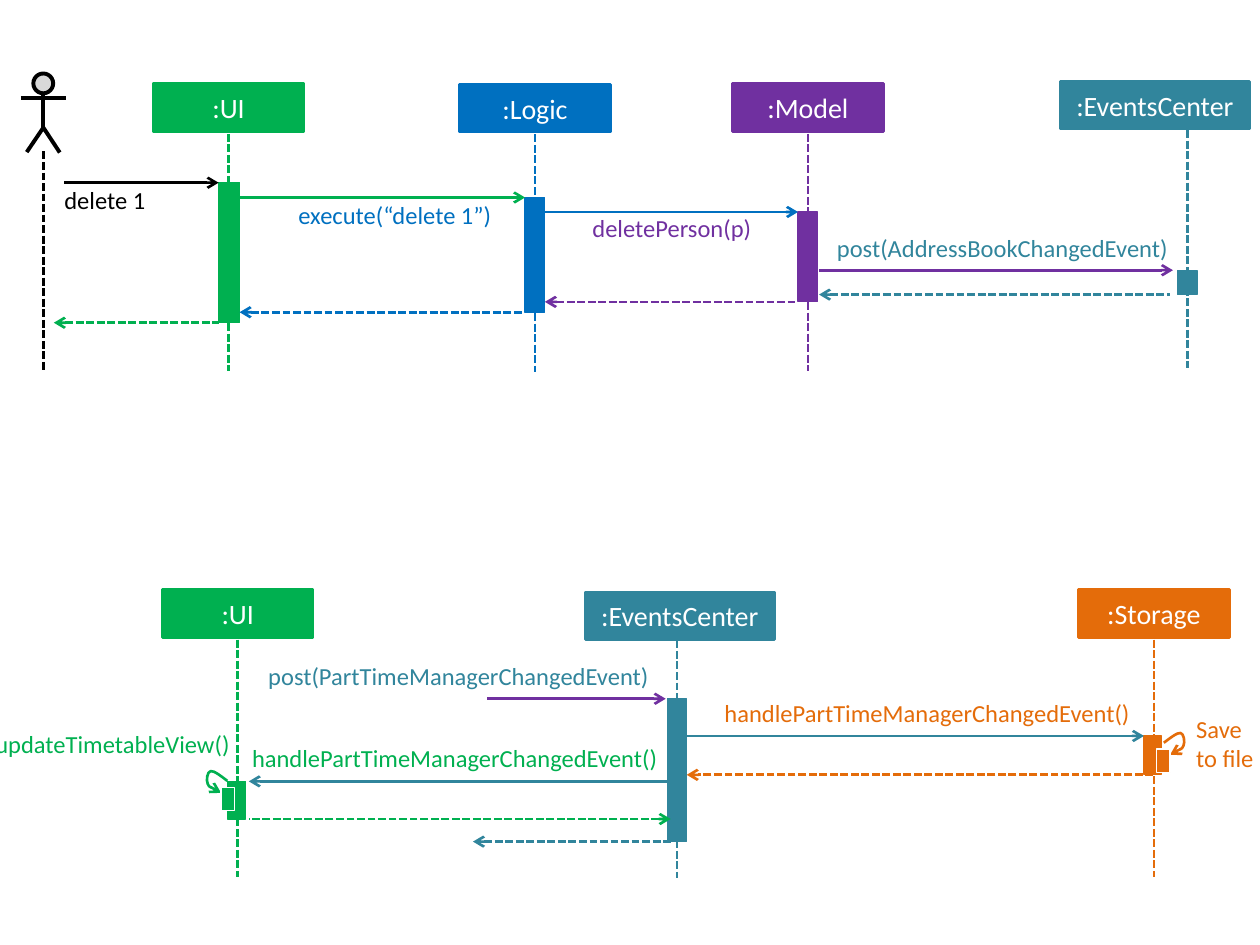
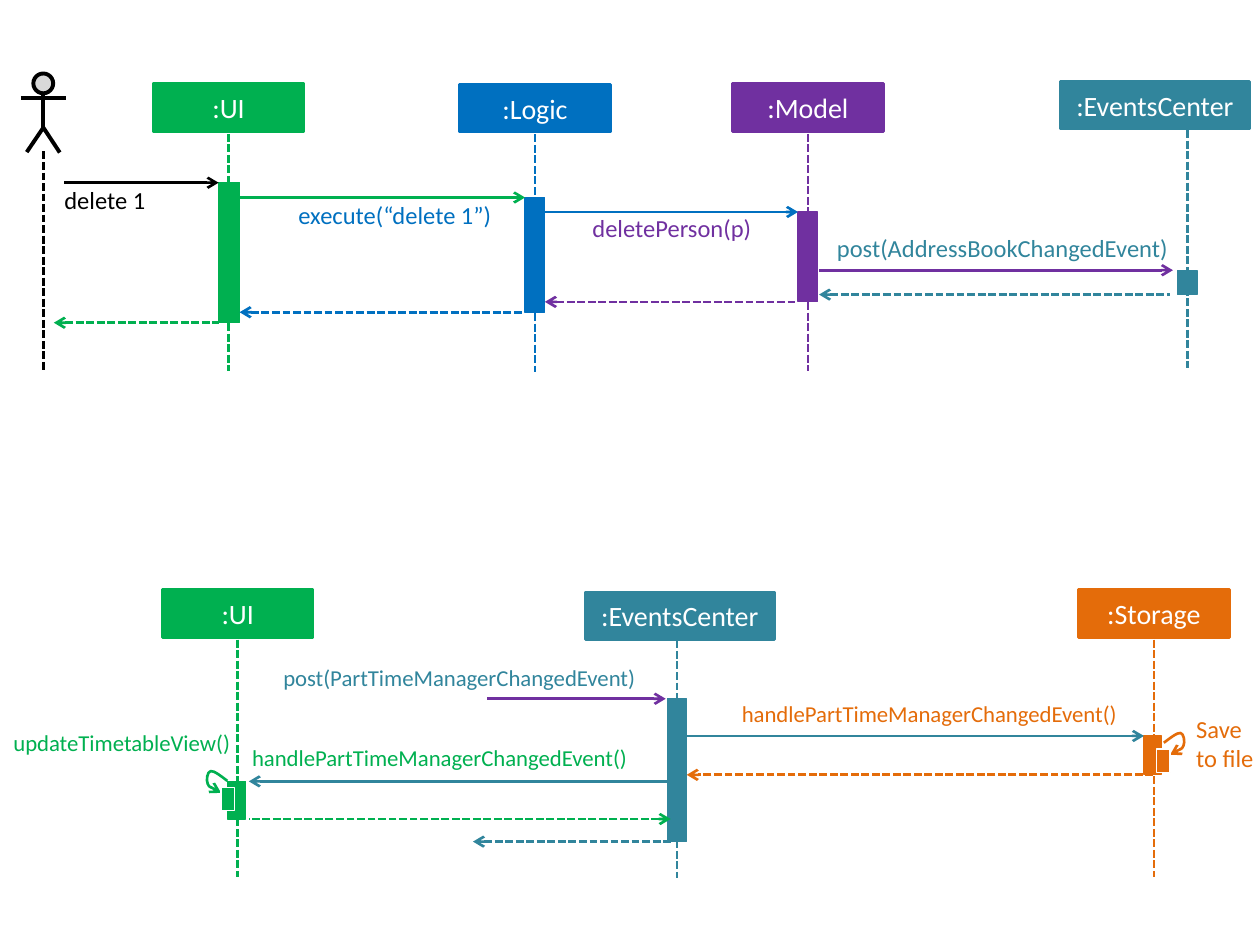
Before and after one commit to hzxcaryn/main, a slide deck: slide 2 of docs/diagrams/HighLevelSequenceDiagrams.pptx. Drawn at 1260x945 pixels with LibreOffice and Linux fonts; fonts in the diff are those of the drawing. Boxes give left, top, right and bottom in pixels: in the first picture for what was removed or moved away, otherwise in the second. Text is boxed around its words. In the diff, an @@ line names an element or a change of style, - is before the commit and + after.

```diff
--- a/docs/diagrams/HighLevelSequenceDiagrams.pptx
+++ b/docs/diagrams/HighLevelSequenceDiagrams.pptx
@@ text "post(PartTimeManagerChangedEvent)": place and size @@
-text "post(PartTimeManagerChangedEvent)" at (268,667,648,690)
+text "post(PartTimeManagerChangedEvent)" at (283,669,635,690)
@@ size 14 to 13 pt in 4 elements at (252,749,627,770), (13,734,230,755), (283,669,635,690), (742,705,1117,726) @@
@@ text "handlePartTimeManagerChangedEvent()": place and size @@
-text "handlePartTimeManagerChangedEvent()" at (724,704,1129,727)
+text "handlePartTimeManagerChangedEvent()" at (742,705,1117,726)
```
Also in this commit, not shown: 3 other files.
